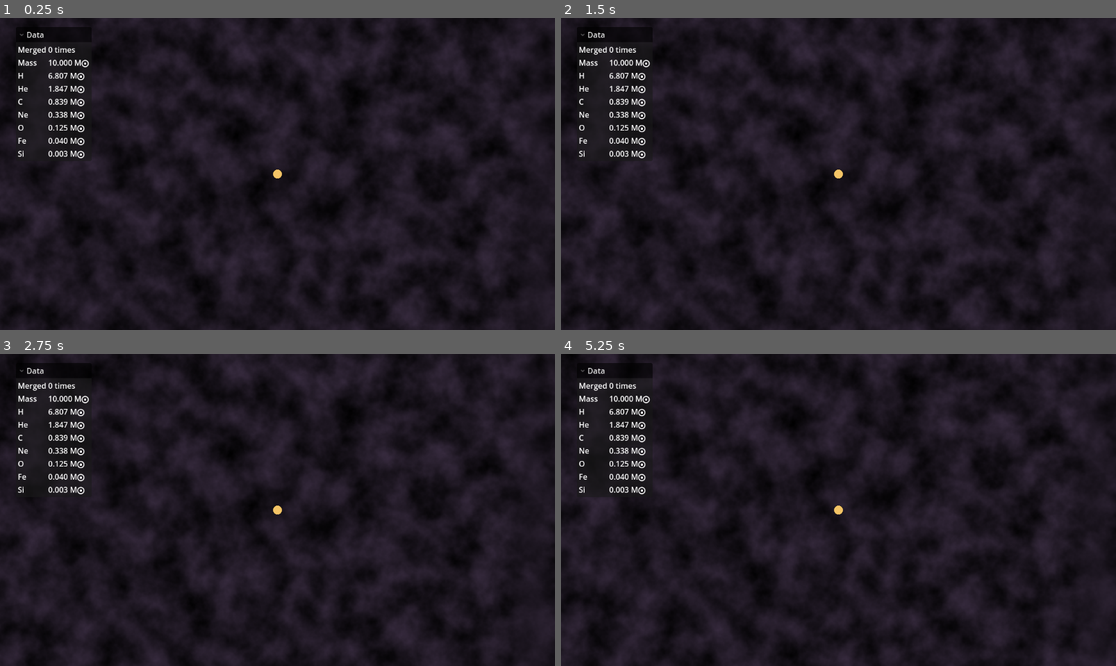
Above: before the commit, frames 1-4 (two rows, left to right).
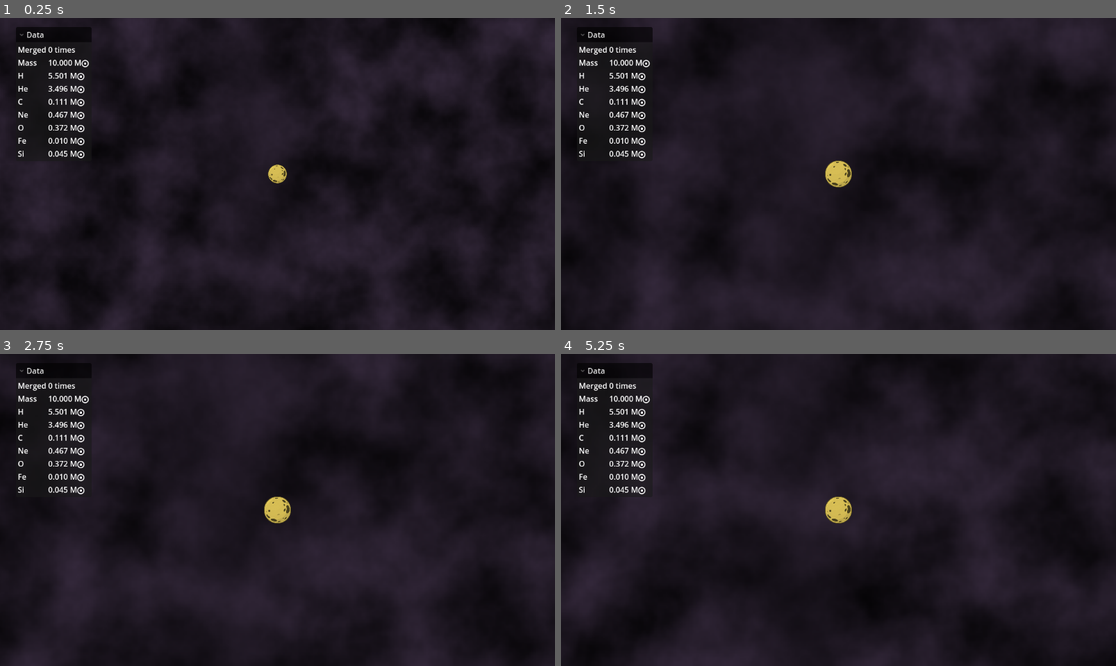
Above: after the commit, the same moments.

Repository: HellHoleStudios/ldjam58
Game: Godot game, scene res://scene/game.tscn
Same seed, same stepped clock (60 frames per second), same inputs: the game is played once before the commit and once after it.
Inputs:
- Up to frame 1 (0.25 s): no input
- Up to frame 2 (1.5 s): tap A (A) at 0.6 s; tap D (D) at 0.8, 1.35 s
- Up to frame 3 (2.75 s): tap S (S) at 1.55, 2.1 s; tap Enter at 2 s; tap A (A) at 2.3 s
- Up to frame 4 (5.25 s): tap A (A) at 2.85, 4.55 s; tap D (D) at 3.05, 3.6 s; tap Space at 3.5 s; tap S (S) at 3.8, 4.35 s; tap W (W) at 5.1 s

The runs differ from the first frame. In frame 1, 6.6% of the frame differs, in the area x 0-100%, y 0-100%; in frame 2, 7.7%; in frame 3, 6.5%; in frame 4, 7.9%.

Commit message:
better colors & autozoom

Diff:
--- a/partial/star_color.tres
+++ b/partial/star_color.tres
@@ -3,4 +3,4 @@
 [resource]
 interpolation_color_space = 1
 offsets = PackedFloat32Array(0, 0.20603015, 0.42211056, 0.7035176, 1)
-colors = PackedColorArray(0.5137255, 0, 0, 1, 0.969688, 0.697228, 0.45392638, 1, 0.946551, 0.8261728, 0.3387211, 1, 0.92374206, 0.8812372, 0.748095, 1, 0.627451, 0.99215686, 0.9137255, 1)
+colors = PackedColorArray(0.75338334, 4.6494304e-05, 2.5220514e-05, 1, 0.99, 0.61149, 0.2574, 1, 0.95, 0.80560005, 0.228, 1, 0.72959995, 0.96, 0.87168, 1, 0.627451, 0.99215686, 0.9137255, 1)
--- a/scene/game.tscn
+++ b/scene/game.tscn
@@ -1,11 +1,12 @@
-[gd_scene load_steps=11 format=3 uid="uid://brvqecxd83x06"]
+[gd_scene load_steps=12 format=3 uid="uid://brvqecxd83x06"]
 
 [ext_resource type="Script" uid="uid://ca7xk712gbxyn" path="res://script/ui/player.gd" id="1_5kiuu"]
 [ext_resource type="Script" uid="uid://dvr080hibocwr" path="res://script/game.gd" id="1_dbls1"]
-[ext_resource type="Texture2D" uid="uid://cjov3jkh1ym6u" path="res://texture/circle.png" id="2_dbls1"]
 [ext_resource type="Script" uid="uid://dfn701536rkc8" path="res://script/bg.gd" id="2_xwcet"]
+[ext_resource type="Texture2D" uid="uid://bqkb8gkwqnw35" path="res://texture/planet1_nocolor.png" id="4_xlg7c"]
 [ext_resource type="Script" path="res://script/ui/ui_root.gd" id="4_xwcet"]
 [ext_resource type="Script" uid="uid://7ffiw4pcdjd1" path="res://script/ui/data_container.gd" id="5_p1ry8"]
+[ext_resource type="Script" uid="uid://djj4uu5sd252i" path="res://script/camera.gd" id="5_qpk70"]
 
 [sub_resource type="Gradient" id="Gradient_5kiuu"]
 colors = PackedColorArray(0, 0, 0, 1, 0.23137255, 0.18039216, 0.2627451, 1)
@@ -42,10 +43,11 @@
 script = ExtResource("1_5kiuu")
 
 [node name="Sprite" type="Sprite2D" parent="player"]
-texture = ExtResource("2_dbls1")
+texture = ExtResource("4_xlg7c")
 
 [node name="Camera2D" type="Camera2D" parent="player/Sprite"]
 limit_enabled = false
+script = ExtResource("5_qpk70")
 
 [node name="Collision" type="CollisionShape2D" parent="player"]
 shape = SubResource("CircleShape2D_5kiuu")
--- a/script/bg.gd
+++ b/script/bg.gd
@@ -14,4 +14,4 @@
 		#var noise_texture=texture as NoiseTexture2D
 		#var noise=noise_texture.noise as FastNoiseLite
 		#noise.offset=Vector3(camera_pos.x,camera_pos.y,0)
-		region_rect=Rect2(camera_pos,DisplayServer.window_get_size())
+		region_rect=Rect2(camera_pos,DisplayServer.window_get_size()*2)
--- /dev/null
+++ b/script/camera.gd
@@ -0,0 +1,16 @@
+extends Camera2D
+
+
+# Called when the node enters the scene tree for the first time.
+func _ready() -> void:
+	pass # Replace with function body.
+
+
+# Called every frame. 'delta' is the elapsed time since the previous frame.
+func _process(delta: float) -> void:
+	var r=%player.get_radius()
+	var target_z=50/r
+	target_z=clampf(target_z,0.5,3)
+	var current_z=zoom.x
+	var z=lerp(current_z,target_z,delta*3)
+	zoom=Vector2(z,z)
--- a/script/obj/Star.gd
+++ b/script/obj/Star.gd
@@ -35,9 +35,10 @@
 	return $Sprite
 
 func randomize_elements():
+	var h=randf_range(30, 80)
 	elements = {
-		"H": randf_range(50, 100),
-		"He": randf_range(20, 50),
+		"H": h,
+		"He": 90-h,
 		"C": randf_range(1, 10),
 		"Ne": randf_range(1, 5),
 		"O": randf_range(1, 5),
Not shown, added: script/camera.gd.uid
